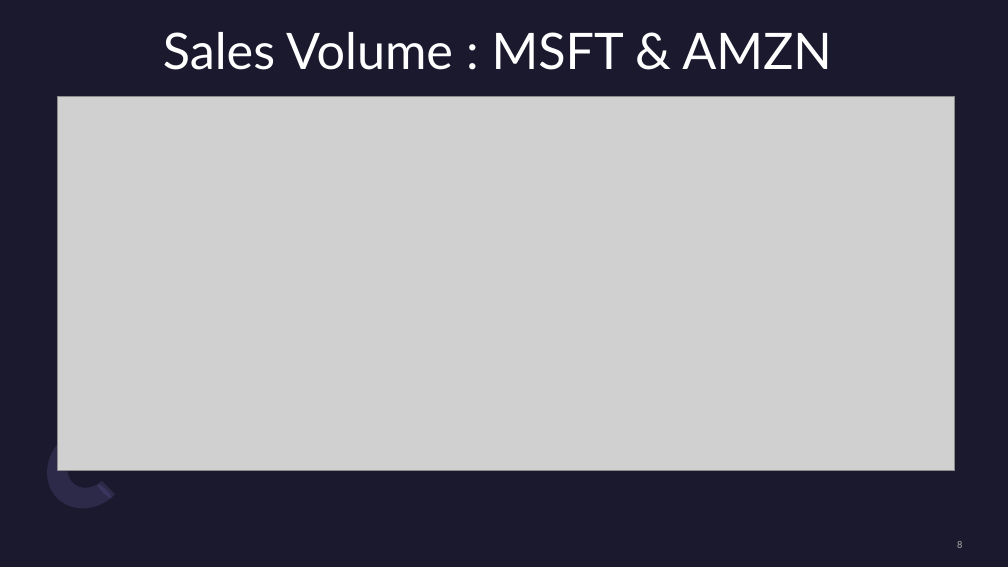
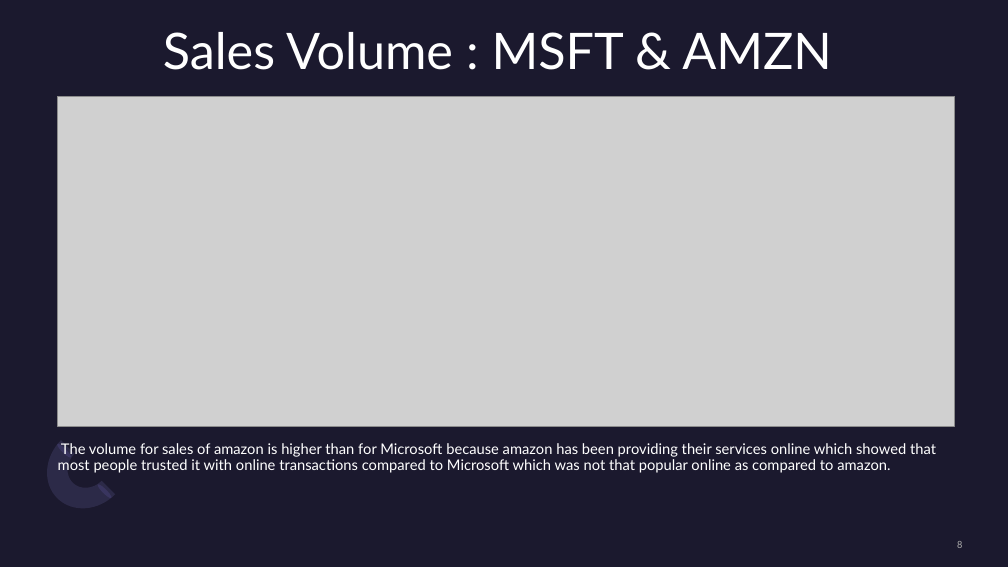
Before and after one commit to MlondiMq/Assignment-4, a slide deck: slide 8 of STOCK MARKET INVESTMENT STRATEGY.pptx. Drawn at 1008x567 pixels with LibreOffice and Linux fonts; fonts in the diff are those of the drawing; grey boxes stand for pictures. Boxes give left, top, right and bottom in pixels: in the first picture for what was removed or moved away, otherwise in the second. Text is boxed around its words. In the diff, an @@ line names an element or a change of style, - is before the commit and + after.

```diff
--- a/STOCK MARKET INVESTMENT STRATEGY.pptx
+++ b/STOCK MARKET INVESTMENT STRATEGY.pptx
@@ picture: place and size @@
-picture at (57, 96, 955, 470)
+picture at (57, 96, 955, 426)
@@ text added at (58, 443, 936, 473), 14 pt, text #FFFFFF @@
+The volume for sales of amazon is higher than for Microsoft because amazon has been providing their services online which showed that most people trusted it with online transactions compared to Microsoft which was not that popular online as compared to amazon.
```
Also in this commit, not shown: 5 other slides changed.
